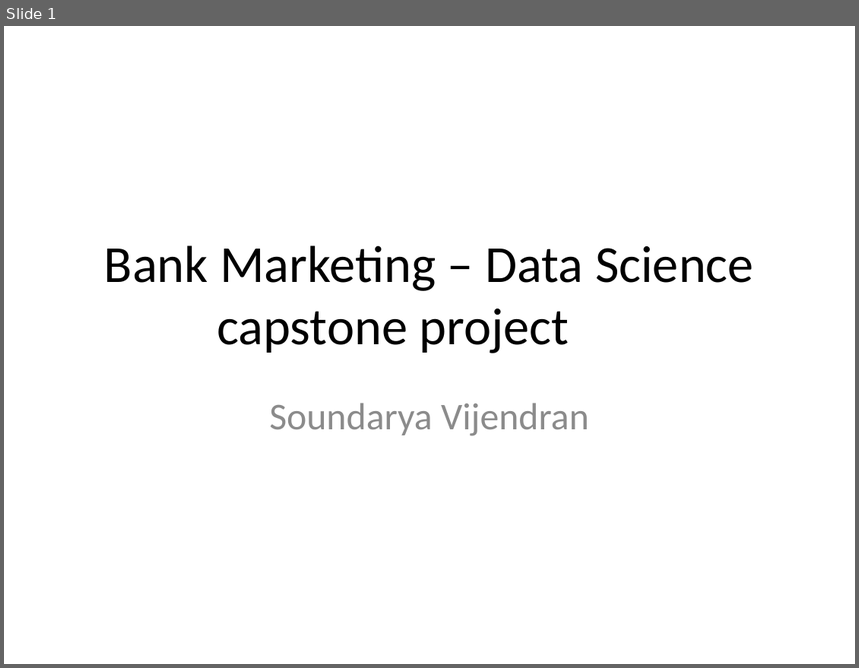
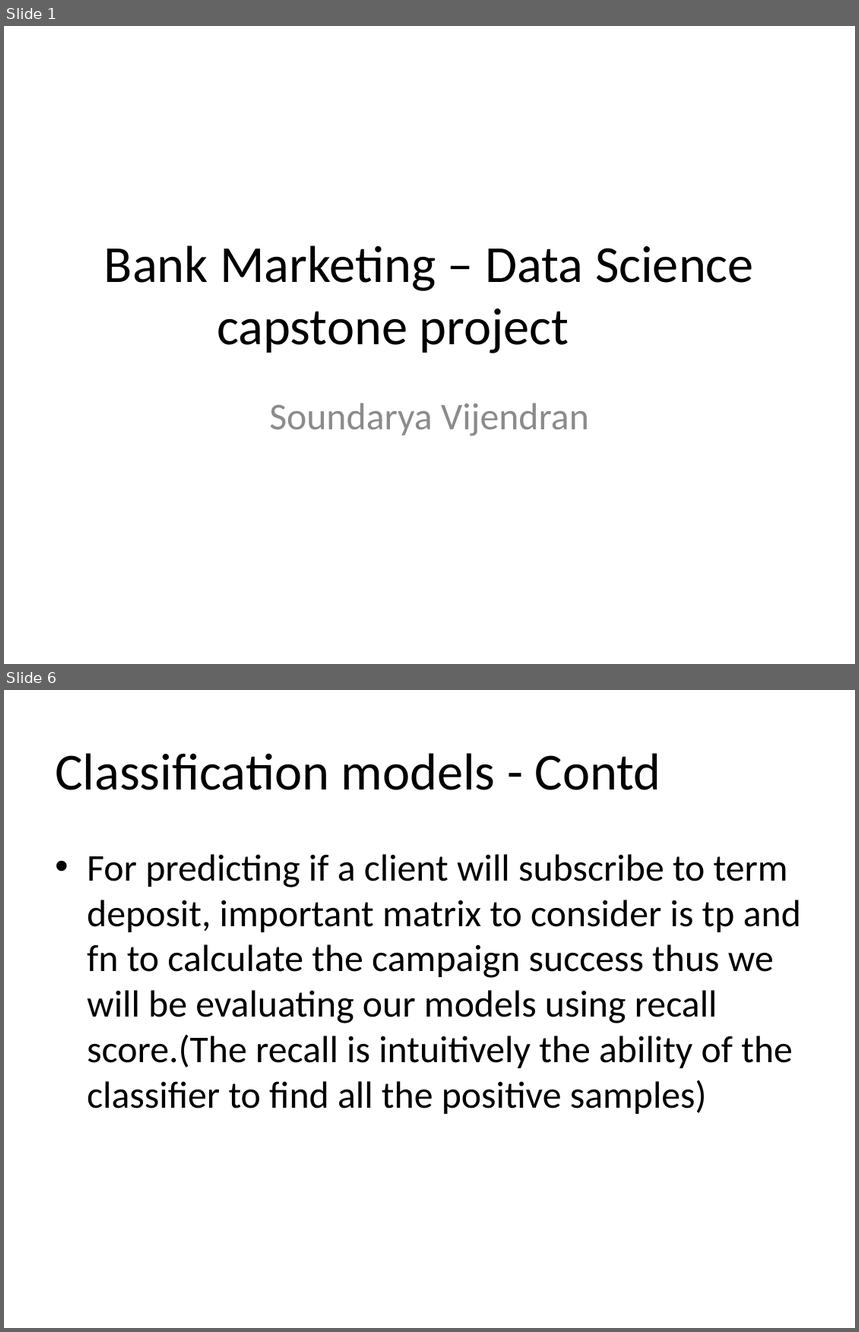
Before and after one commit to SoundaryaViji/capstone_project, a slide deck: FinalPresentation.pptx. Shown one above the other, each under a label of ours: slide 1 before the commit, slides 1 and 6 after it; the slides between them are not shown. The pictures are 859x668 and 859x1332 pixels, drawn with LibreOffice and Linux fonts; fonts in the diff are those of the drawing. Boxes give left, top, right and bottom in pixels: in the first picture for what was removed or moved away, otherwise in the second. Text is boxed around its words. In the diff, an @@ line names an element or a change of style, - is before the commit and + after.

```diff
--- a/FinalPresentation.pptx
+++ b/FinalPresentation.pptx
@@ slide 6 added at [4, 690, 855, 1328], background #FFFFFF @@
@@ title added at [55, 753, 661, 790], 44 pt, text #000000 @@
+Classification models - Contd
@@ text added at [87, 854, 801, 1114], 32 pt, text #000000 @@
+• For predicting if a client will subscribe to term deposit, important matrix to consider is tp and fn to calculate the campaign success thus we will be evaluating our models using recall score.(The recall is intuitively the ability of the classifier to find all the positive samples)
```
Also in this commit, not shown: 9 slides changed, 2 other files.
